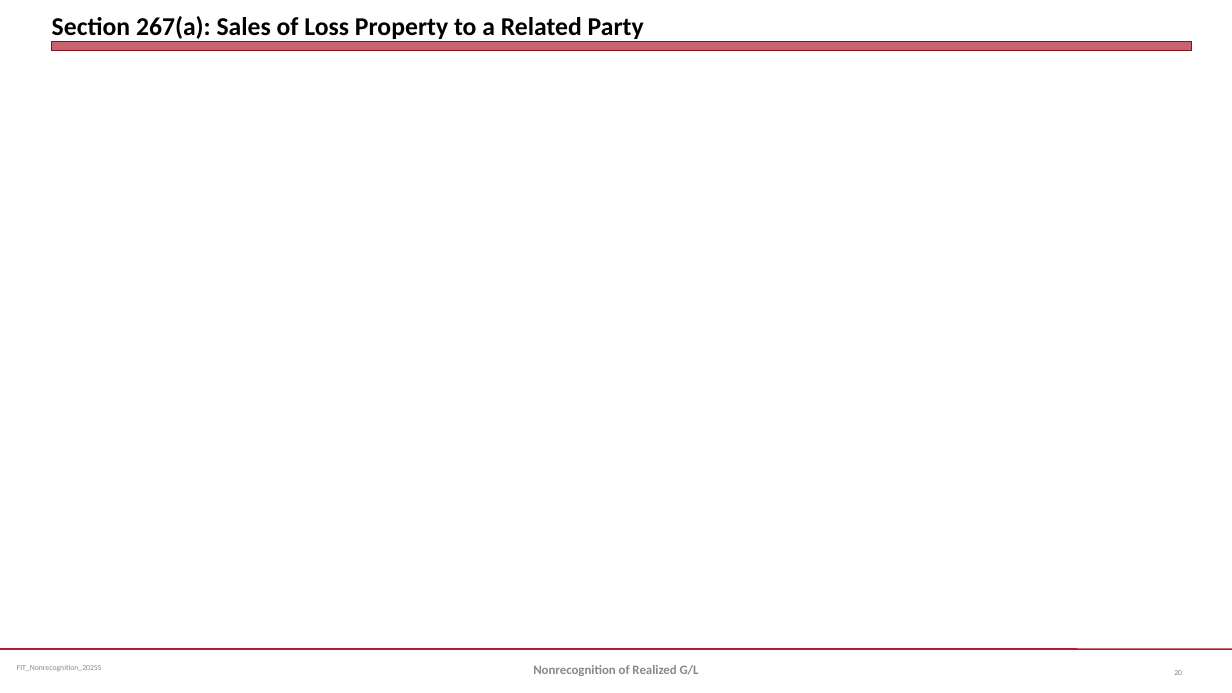
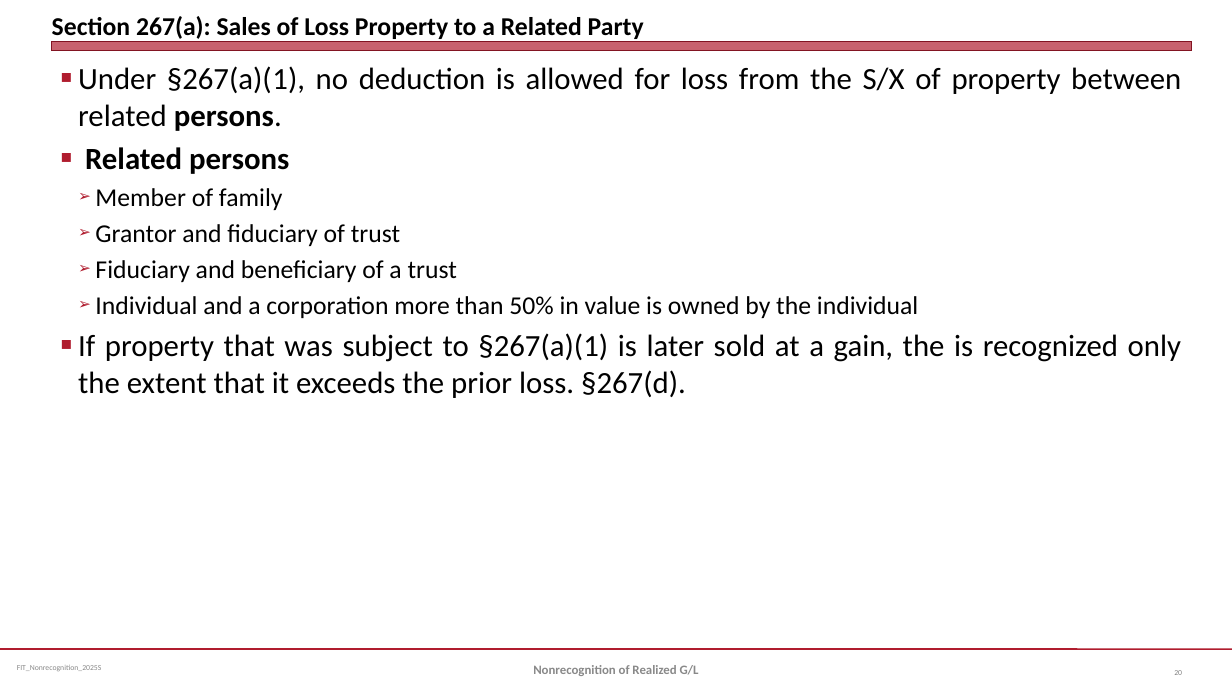
Before and after one commit to jmc877/Fed-Income-Tax, a slide deck: slide 20 of slides/FIT_NonrecognitionGL_2025S.pptx. Drawn at 1232x693 pixels with LibreOffice and Linux fonts; fonts in the diff are those of the drawing. Boxes give left, top, right and bottom in pixels: in the first picture for what was removed or moved away, otherwise in the second. Text is boxed around its words. In the diff, an @@ line names an element or a change of style, - is before the commit and + after.

```diff
--- a/slides/FIT_NonrecognitionGL_2025S.pptx
+++ b/slides/FIT_NonrecognitionGL_2025S.pptx
@@ text added at (78, 66, 1181, 398), 24 pt, text #000000 @@
+■ Under §267(a)( 1), no deduction is allowed for loss from the S/X of property between related persons.
+■ Related persons
+  ➢ Member of family
+  ➢ Grantor and fiduciary of trust
+  ➢ Fiduciary and beneficiary of a trust
+  ➢ Individual and a corporation more than 50% in value is owned by the individual
+■ If property that was subject to §267(a)(1) is later sold at a gain, the is recognized only the extent that it exceeds the prior loss. §267(d).
```
Also in this commit, not shown: 1 other slide changed.
